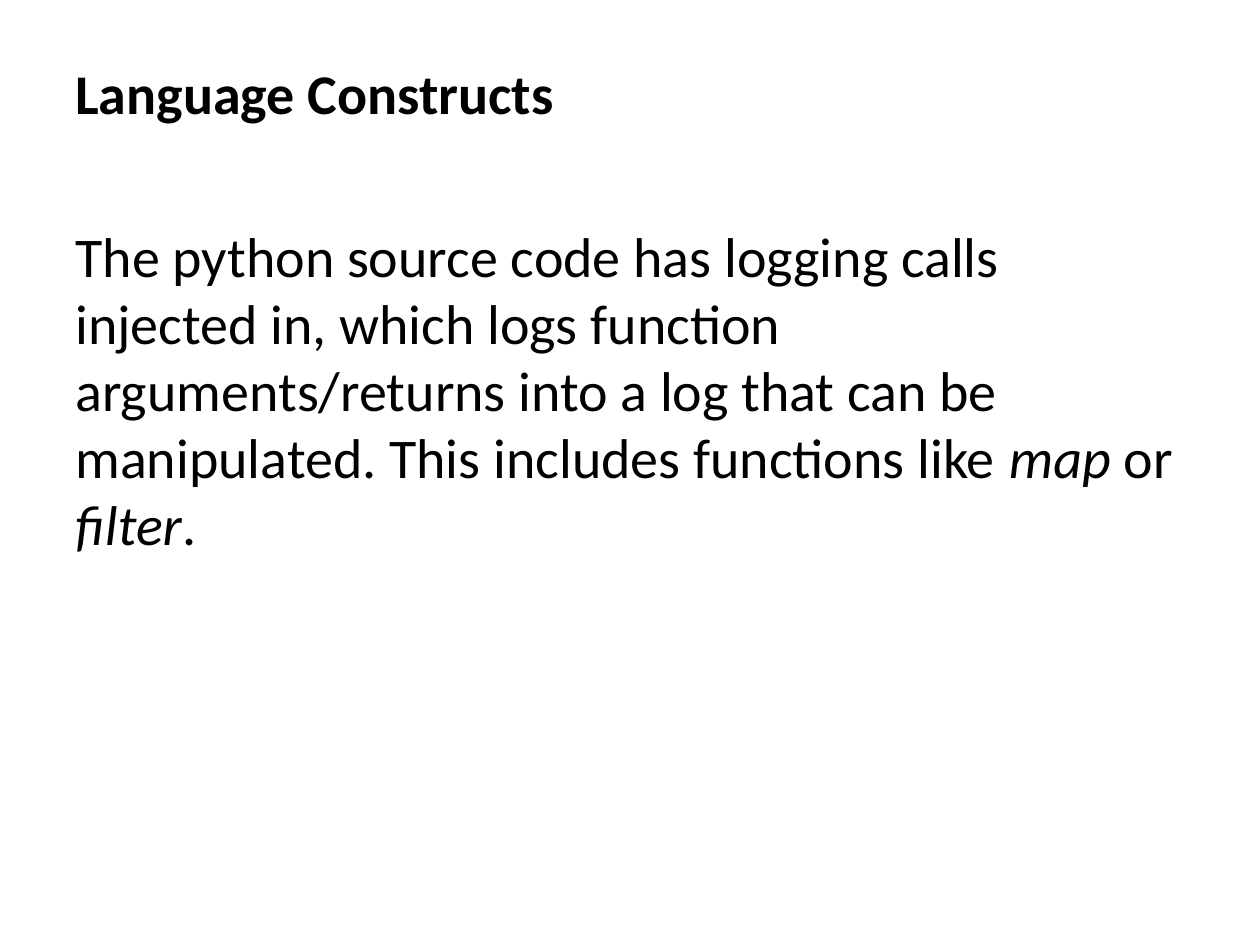
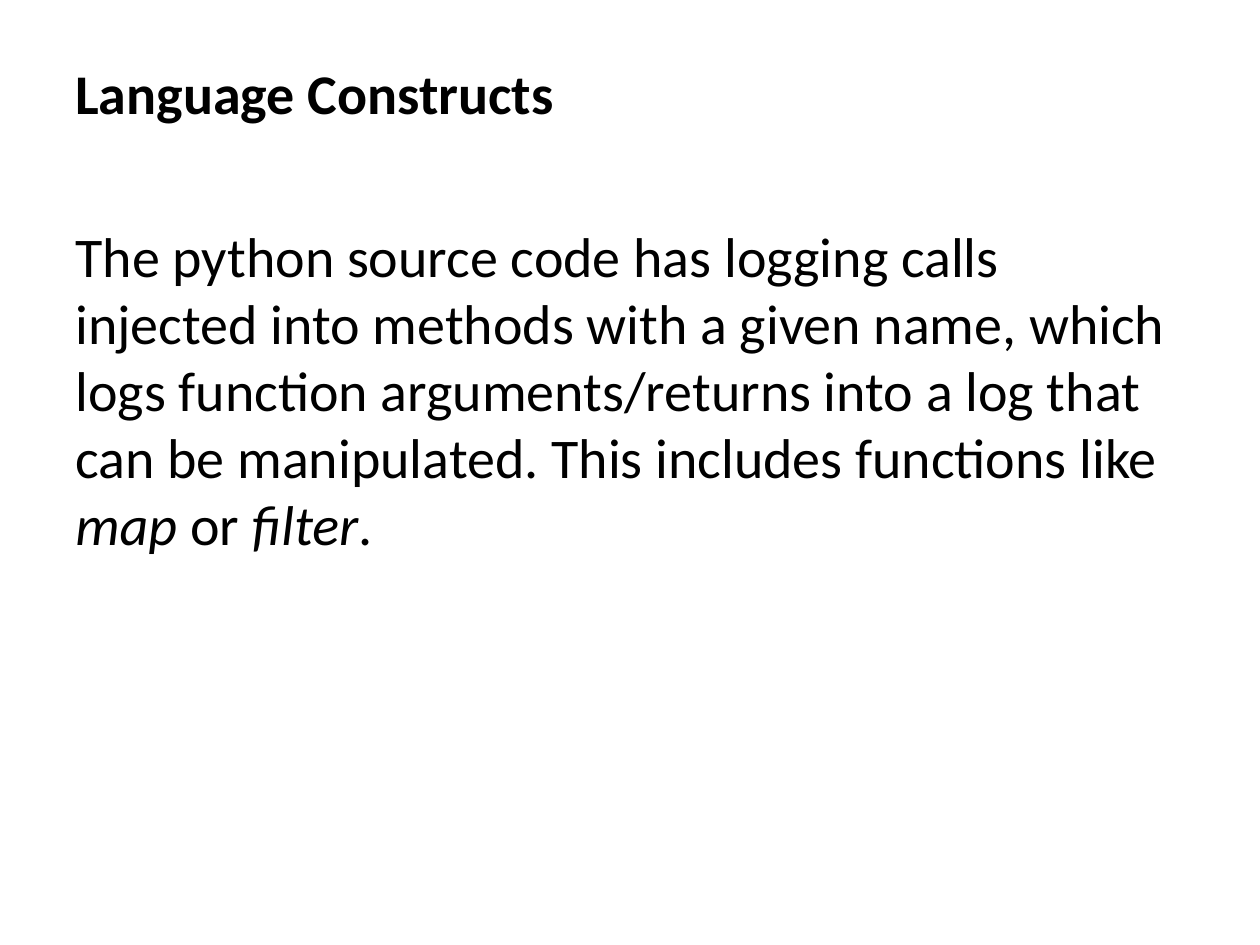
Before and after one commit to BluBambu/LumberjackLogger, a slide deck: slide 3 of slides.ppt. Drawn at 1260x945 pixels with LibreOffice and Linux fonts; fonts in the diff are those of the drawing. Boxes give left, top, right and bottom in pixels: in the first picture for what was removed or moved away, otherwise in the second. Text is boxed around its words. In the diff, an @@ line names an element or a change of style, - is before the commit and + after.

```diff
--- a/slides.ppt
+++ b/slides.ppt
@@ text at (75,238,1164,554): text changed @@
-The python source code has logging calls injected in, which logs function arguments/returns into a log that can be manipulated. This includes functions like map or filter.
+The python source code has logging calls injected into methods with a given name, which logs function arguments/returns into a log that can be manipulated. This includes functions like map or filter.
```
Also in this commit, not shown: 3 other slides changed.
